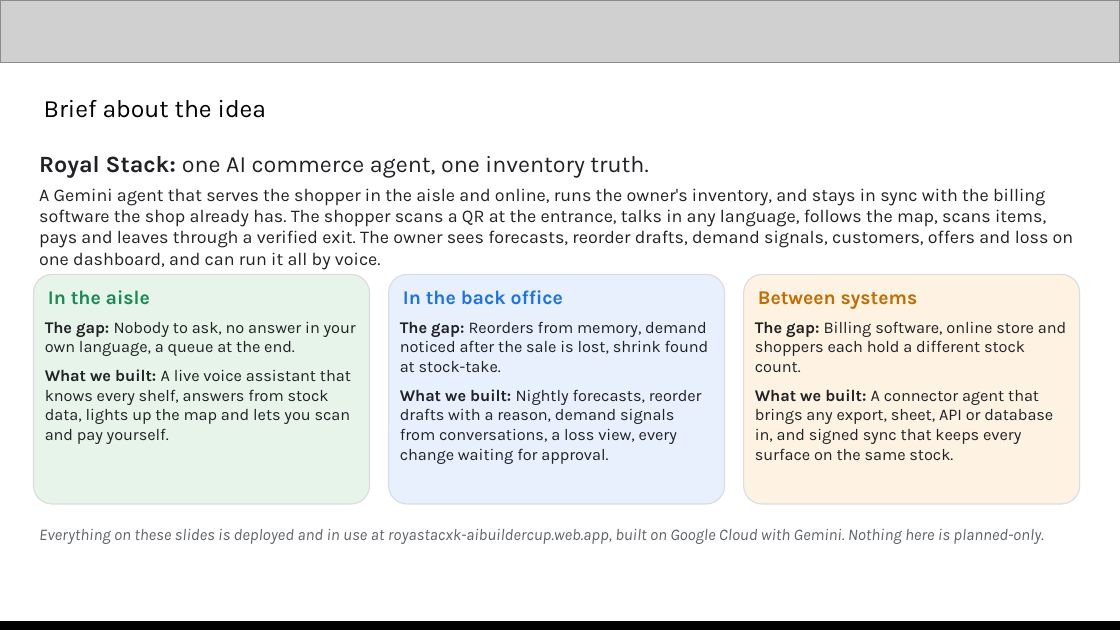
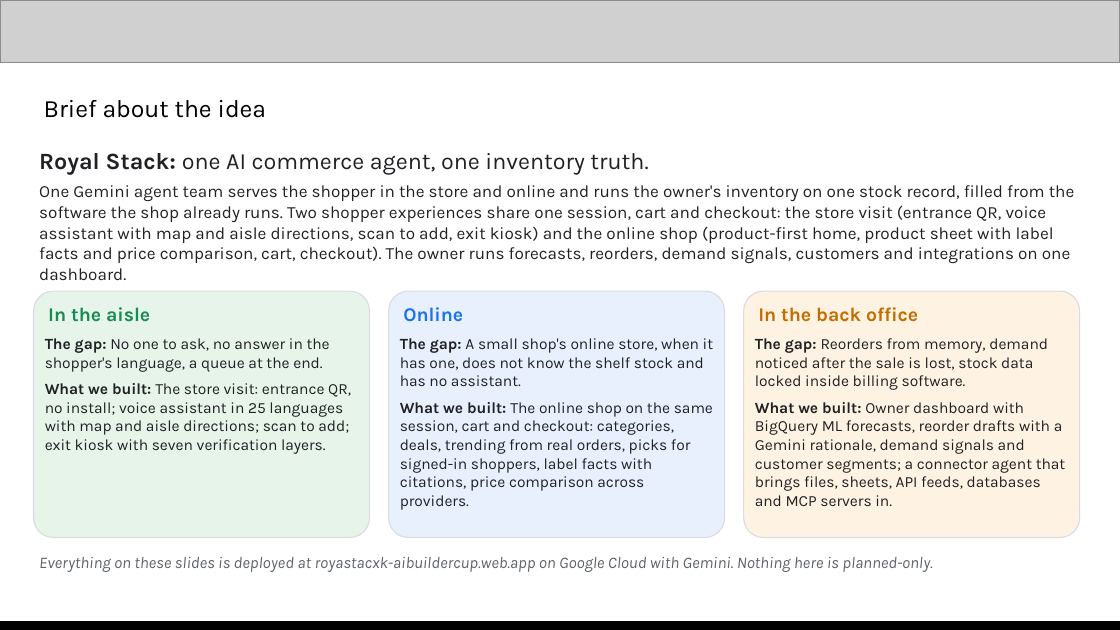
Before and after one commit to DSsathish/royalstack_aibuilderhackathon, a slide deck: slide 2 of Royal Stack | AI Builder Cup submission.pptx. Drawn at 1120x630 pixels with LibreOffice and Linux fonts; fonts in the diff are those of the drawing; grey boxes stand for pictures. Boxes give left, top, right and bottom in pixels: in the first picture for what was removed or moved away, otherwise in the second. Text is boxed around its words. In the diff, an @@ line names an element or a change of style, - is before the commit and + after.

```diff
--- a/Royal Stack | AI Builder Cup submission.pptx
+++ b/Royal Stack | AI Builder Cup submission.pptx
@@ text at box(39, 185, 1075, 263): text changed; size 11.5 to 11 pt @@
-A Gemini agent that serves the shopper in the aisle and online, runs the owner's inventory, and stays in sync with the billing software the shop already has. The shopper scans a QR at the entrance, talks in any language, follows the map, scans items, pays and leaves through a verified exit. The owner sees forecasts, reorder drafts, demand signals, customers, offers and loss on one dashboard, and can run it all by voice.
+One Gemini agent team serves the shopper in the store and online and runs the owner's inventory on one stock record, filled from the software the shop already runs. Two shopper experiences share one session, cart and checkout: the store visit (entrance QR, voice assistant with map and aisle directions, scan to add, exit kiosk) and the online shop (product-first home, product sheet with label facts and price comparison, cart, checkout). The owner runs forecasts, reorders, demand signals, customers and integrations on one dashboard.
@@ rounded rectangle "In the aisle": place and size @@
-rounded rectangle "In the aisle" at box(34, 274, 370, 504)
+rounded rectangle "In the aisle" at box(34, 291, 370, 538)
@@ rounded rectangle "In the aisle" at box(34, 291, 370, 538): more space between paragraphs @@
@@ rounded rectangle added at box(389, 291, 725, 538), fill #E8F0FE, outline #DADCE0 0.75 pt, 12.5 pt, text #1A73E8, bold @@
+Online
@@ rounded rectangle "In the back office": place and size @@
-rounded rectangle "In the back office" at box(389, 274, 725, 504)
+rounded rectangle "In the back office" at box(744, 291, 1080, 538)
@@ rounded rectangle "In the back office" at box(744, 291, 1080, 538): text colour #1A73E8 to #C26D00; more space between paragraphs; fill #E8F0FE to #FEF3E2 @@
@@ rounded rectangle removed at box(744, 274, 1080, 504) @@
-Between systems
@@ text at box(45, 338, 351, 454): text changed; size 10.5 to 10 pt @@
-The gap: Nobody to ask, no answer in your own language, a queue at the end.
-What we built: A live voice assistant that knows every shelf, answers from stock data, lights up the map and lets you scan and pay yourself.
+The gap: No one to ask, no answer in the shopper's language, a queue at the end.
+What we built: The store visit: entrance QR, no install; voice assistant in 25 languages with map and aisle directions; scan to add; exit kiosk with seven verification layers.
@@ text at box(400, 338, 713, 510): text changed; size 10.5 to 10 pt @@
-The gap: Reorders from memory, demand noticed after the sale is lost, shrink found at stock-take.
-What we built: Nightly forecasts, reorder drafts with a reason, demand signals from conversations, a loss view, every change waiting for approval.
+The gap: A small shop's online store, when it has one, does not know the shelf stock and has no assistant.
+What we built: The online shop on the same session, cart and checkout: categories, deals, trending from real orders, picks for signed-in shoppers, label facts with citations, price comparison across providers.
@@ text at box(755, 338, 1066, 506): text changed; size 10.5 to 10 pt @@
-The gap: Billing software, online store and shoppers each hold a different stock count.
-What we built: A connector agent that brings any export, sheet, API or database in, and signed sync that keeps every surface on the same stock.
+The gap: Reorders from memory, demand noticed after the sale is lost, stock data locked inside billing software.
+What we built: Owner dashboard with BigQuery ML forecasts, reorder drafts with a Gemini rationale, demand signals and customer segments; a connector agent that brings files, sheets, API feeds, databases and MCP servers in.
@@ text at box(39, 557, 932, 572): text changed @@
-Everything on these slides is deployed and in use at royastacxk-aibuildercup.web.app, built on Google Cloud with Gemini. Nothing here is planned-only.
+Everything on these slides is deployed at royastacxk-aibuildercup.web.app on Google Cloud with Gemini. Nothing here is planned-only.
```
Also in this commit, not shown: 13 other slides changed, 3 other files.
